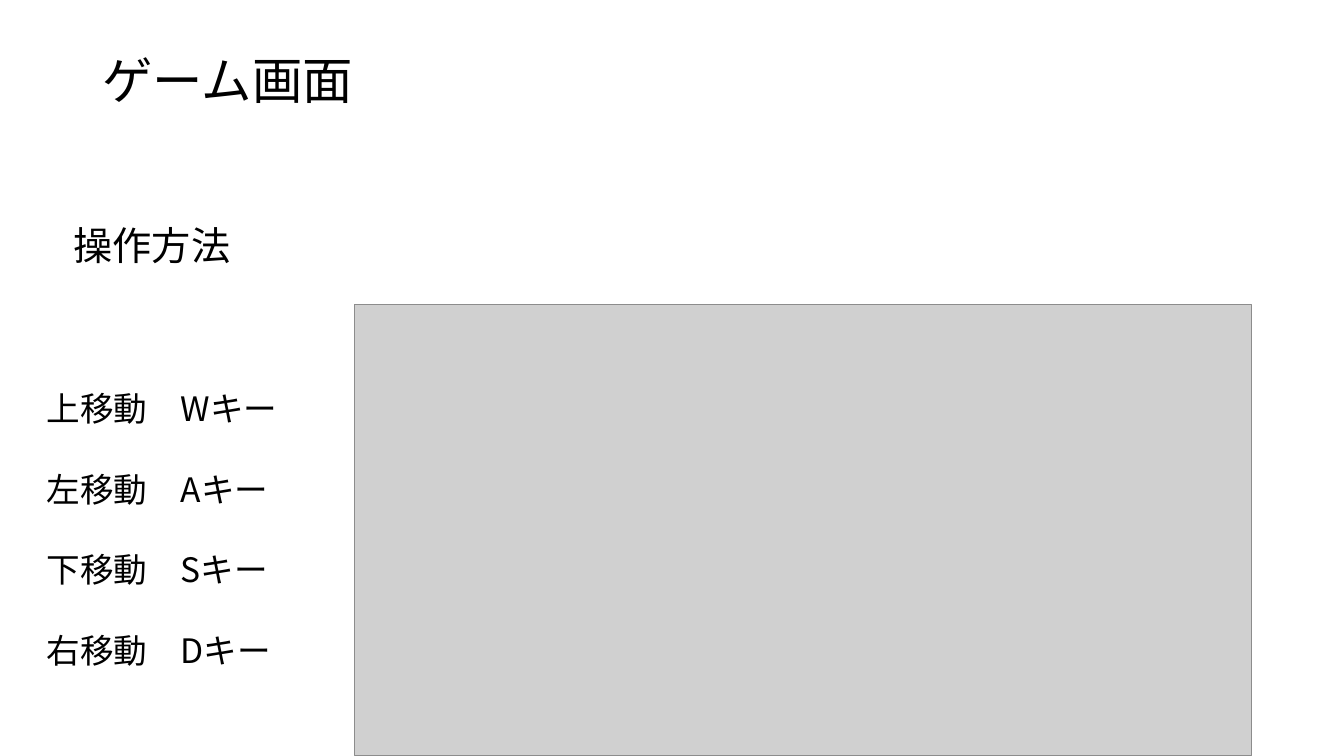
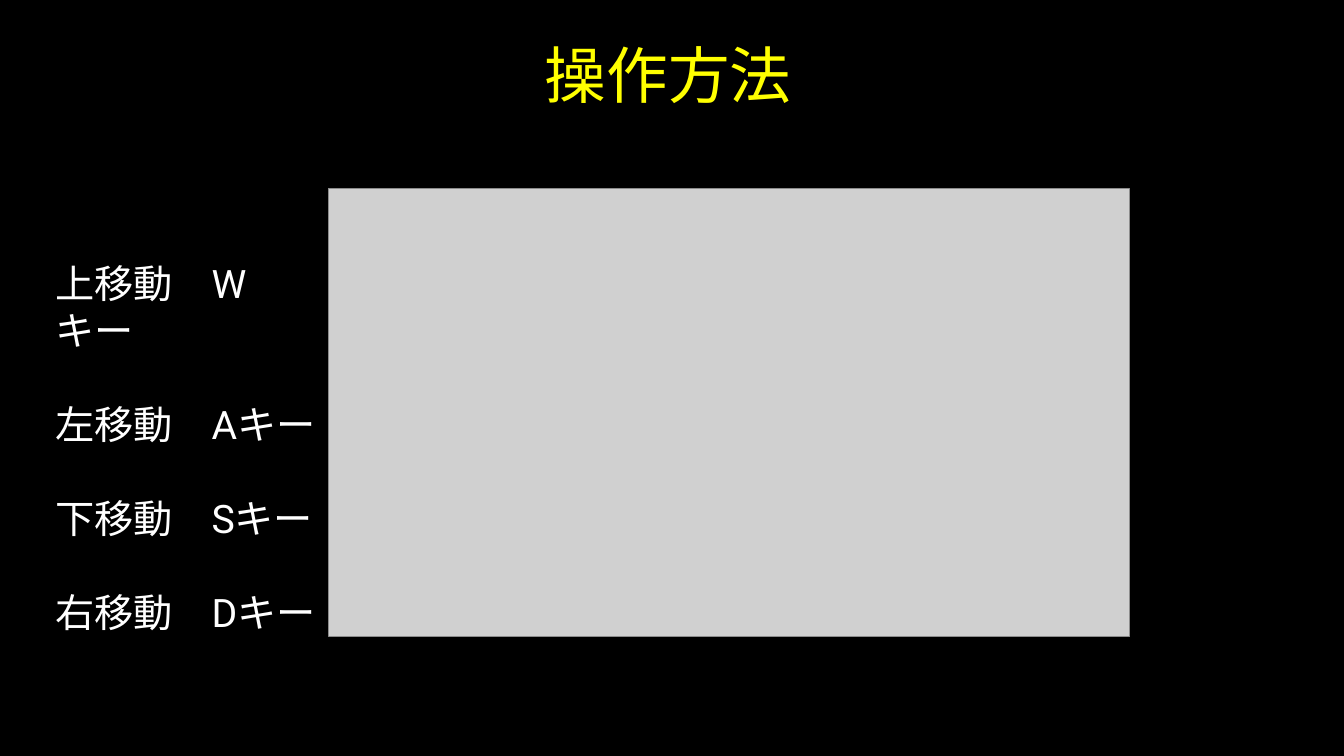
Before and after one commit to Yuito753/C, a slide deck: slide 7 of 企画書.pptx (slide 5 before the commit). Drawn at 1344x756 pixels with LibreOffice and Linux fonts; fonts in the diff are those of the drawing; grey boxes stand for pictures; background and template pictures are left out. Boxes give left, top, right and bottom in pixels: in the first picture for what was removed or moved away, otherwise in the second. Text is boxed around its words. In the diff, an @@ line names an element or a change of style, - is before the commit and + after.

```diff
--- a/企画書.pptx
+++ b/企画書.pptx
@@ background #FFFFFF to picture (left out) @@
@@ title at box(545, 46, 791, 103): text changed; size 36 to 44 pt; font Noto Sans CJK JP to Roboto; text colour #000000 to #FFFF00 @@
-ゲーム画面
+操作方法
@@ picture: place and size @@
-picture at box(355, 306, 1252, 756)
+picture at box(329, 189, 1130, 636)
@@ text removed at box(74, 227, 231, 264) @@
-操作方法
@@ text "上移動 Wキー": place and size @@
-text "上移動 Wキー" at box(46, 393, 278, 666)
+text "上移動 Wキー" at box(55, 265, 316, 631)
@@ text "上移動 Wキー" at box(55, 265, 316, 631): size 24 to 28 pt, font Noto Sans CJK JP to Roboto, text colour #000000 to #FFFFFF @@
```
Also in this commit, not shown: 4 other slides changed, 2 slides added, 5 other files.
